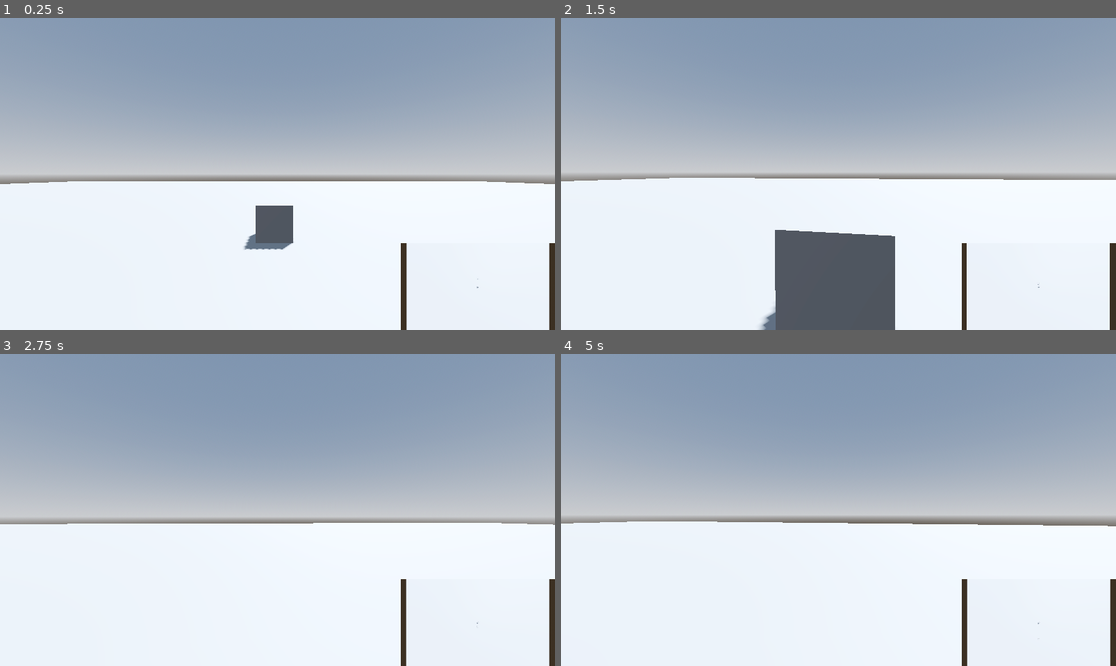
Above: before the commit, frames 1-4 (two rows, left to right).
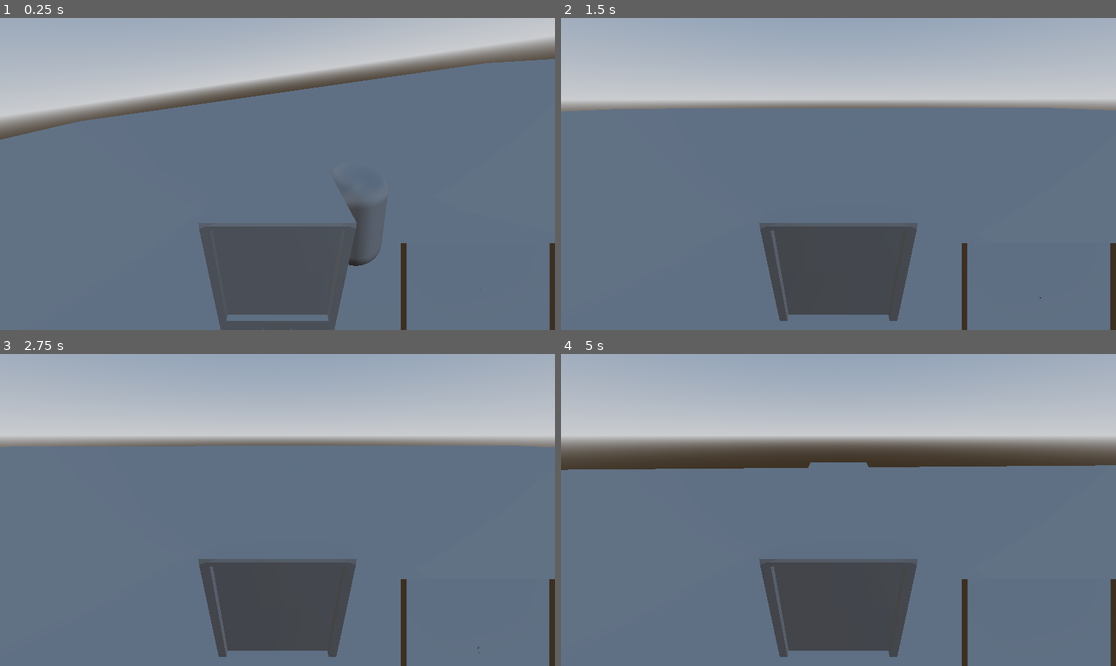
Above: after the commit, the same moments.

Repository: Fatsermint/moon-signal
Game: Godot game, scene res://node_3d.tscn
The game is run twice, just before and just after one commit, with the same random seed, the same clock (stepped at 60 frames per second) and the same inputs.
Inputs (mouse positions are in pixels of both pictures, inside the frame that each line leads up to):
- Up to frame 1 (0.25 s): no input
- Up to frame 2 (1.5 s): tap Enter at 0.5 s; move the mouse to (866, 174) at 0.52 s; hold W (up) from 0.53 s (still down); tap Alt at 0.6 s; move the mouse to (810, 174) at 1.27 s; tap Shift at 1.35 s
- Up to frame 3 (2.75 s): keep holding W (up); move the mouse to (288, 503) at 2.02 s; tap Alt at 2.1 s
- Up to frame 4 (5 s): keep holding W (up); move the mouse to (832, 516) at 2.77 s; tap Shift at 2.85, 4.35 s; tap Space at 3.5 s; move the mouse to (877, 513) at 3.52 s; tap Alt at 3.6 s; move the mouse to (794, 506) at 4.27 s

The runs differ from the first frame. In frame 1, 98% of the frame differs, in the area x 0-100%, y 0-100%; in frame 2, 90%; in frame 3, 97%; in frame 4, 97%.

Commit message:
added truck

Diff:
--- /dev/null
+++ b/car.gd
@@ -0,0 +1,9 @@
+extends VehicleBody3D
+
+
+@export var MAX_STEER =0.9
+@export var ENGINE_POWER = 200
+
+func  _physics_process(delta: float) -> void:
+	steering = move_toward(steering, Input.get_axis("right", "left") * MAX_STEER, delta * 2)
+	engine_force = Input.get_axis("down", "up") * ENGINE_POWER
--- a/car.tscn
+++ b/car.tscn
@@ -1,6 +1,7 @@
-[gd_scene load_steps=5 format=3 uid="uid://c0m76fgiv7257"]
+[gd_scene load_steps=7 format=3 uid="uid://c0m76fgiv7257"]
 
 [ext_resource type="ArrayMesh" uid="uid://dymp7wj1yx72l" path="res://addons/truck.obj" id="1_7822p"]
+[ext_resource type="Script" uid="uid://drxuyonjahyhm" path="res://car.gd" id="1_uoj53"]
 
 [sub_resource type="BoxShape3D" id="BoxShape3D_uoj53"]
 size = Vector3(1.3447266, 1.2275391, 2.777588)
@@ -12,9 +13,12 @@
 albedo_color = Color(0, 0, 0, 1)
 metallic = 0.52
 
+[sub_resource type="BoxMesh" id="BoxMesh_uoj53"]
+
 [node name="Car" type="Node3D"]
 
 [node name="VehicleBody3D" type="VehicleBody3D" parent="."]
+script = ExtResource("1_uoj53")
 
 [node name="MeshInstance3D" type="MeshInstance3D" parent="VehicleBody3D"]
 transform = Transform3D(1, 0, 0, 0, 1, 0, 0, 0, 1, 0, 0, 0.4235661)
@@ -52,7 +56,7 @@
 
 [node name="VehicleWheel3D3" type="VehicleWheel3D" parent="VehicleBody3D"]
 transform = Transform3D(0.4, 0, 0, 0, 0.4, 0, 0, 0, 0.4, -0.5877943, -0.44999972, 2.2072453)
-use_as_traction = true
+use_as_steering = true
 
 [node name="CSGCylinder3D3" type="CSGCylinder3D" parent="VehicleBody3D/VehicleWheel3D3"]
 transform = Transform3D(0.011763258, 0.9999308, 0, -0.9999308, 0.011763258, 0, 0, 0, 1, 0.1844238, -0.013114214, 0.024451733)
@@ -63,7 +67,7 @@
 
 [node name="VehicleWheel3D4" type="VehicleWheel3D" parent="VehicleBody3D"]
 transform = Transform3D(0.4, 0, 0, 0, 0.4, 0, 0, 0, 0.4, 0.5705402, -0.44999972, 2.2072453)
-use_as_traction = true
+use_as_steering = true
 
 [node name="CSGCylinder3D4" type="CSGCylinder3D" parent="VehicleBody3D/VehicleWheel3D4"]
 transform = Transform3D(0.011763258, 0.9999308, 0, -0.9999308, 0.011763258, 0, 0, 0, 1, -0.14220846, -0.013114214, 0.024451733)
@@ -71,3 +75,11 @@
 height = 0.3355713
 sides = 16
 material = SubResource("StandardMaterial3D_uoj53")
+
+[node name="Camera3D" type="Camera3D" parent="VehicleBody3D"]
+transform = Transform3D(-1, 0, -8.742278e-08, -3.8014765e-08, 0.9005086, 0.4348382, 7.872496e-08, 0.4348382, -0.9005086, 0, 1.9606216, -2.8870416)
+current = true
+
+[node name="MeshInstance3D2" type="MeshInstance3D" parent="VehicleBody3D"]
+transform = Transform3D(1, 0, 0, 0, 1, 0, 0, 0, 2.4068618, 0, 0.3271492, 0)
+mesh = SubResource("BoxMesh_uoj53")
--- a/node_3d.tscn
+++ b/node_3d.tscn
@@ -1,7 +1,8 @@
-[gd_scene load_steps=11 format=3 uid="uid://ctjvfmk1d8mry"]
+[gd_scene load_steps=12 format=3 uid="uid://ctjvfmk1d8mry"]
 
 [ext_resource type="PackedScene" uid="uid://joqmm2ap1yxv" path="res://control.tscn" id="1_a202f"]
 [ext_resource type="Script" uid="uid://bi6au868713cj" path="res://sub_viewport_container.gd" id="2_noarx"]
+[ext_resource type="PackedScene" uid="uid://c0m76fgiv7257" path="res://car.tscn" id="3_a0tk4"]
 
 [sub_resource type="ProceduralSkyMaterial" id="ProceduralSkyMaterial_4xowi"]
 sky_horizon_color = Color(0.66224277, 0.6717428, 0.6867428, 1)
@@ -99,10 +100,6 @@
 [node name="WorldEnvironment" type="WorldEnvironment" parent="."]
 environment = SubResource("Environment_noarx")
 
-[node name="DirectionalLight3D" type="DirectionalLight3D" parent="."]
-transform = Transform3D(-0.8660254, -0.43301278, 0.25, 0, 0.49999997, 0.86602545, -0.50000006, 0.75, -0.43301266, 0, 0, 0)
-shadow_enabled = true
-
 [node name="CSGBox3D" type="CSGBox3D" parent="."]
 use_collision = true
 size = Vector3(100, 1, 100)
@@ -123,9 +120,6 @@
 
 [node name="Camera3D" type="Camera3D" parent="CharacterBody3D/Node3D"]
 transform = Transform3D(1, 0, 0, 0, 1, 0, 0, 0, 1, 0, 0.04883361, 0)
-
-[node name="CSGBox3D2" type="CSGBox3D" parent="."]
-transform = Transform3D(1, 0, 0, 0, 1, 0, 0, 0, 1, 0, 1, -5.846554)
 
 [node name="Area3D" type="Area3D" parent="."]
 script = SubResource("GDScript_4xowi")
@@ -152,9 +146,14 @@
 script = ExtResource("2_noarx")
 
 [node name="SubViewport" type="SubViewport" parent="SubViewportContainer"]
+handle_input_locally = false
 size = Vector2i(320, 180)
+render_target_update_mode = 4
 
 [node name="Camera3D" type="Camera3D" parent="SubViewportContainer/SubViewport"]
 transform = Transform3D(1, 0, 0, 0, -4.371139e-08, 1, 0, -1, -4.371139e-08, 0, 40, 0)
 
+[node name="Car" parent="." instance=ExtResource("3_a0tk4")]
+transform = Transform3D(3, 0, 0, 0, 3, 0, 0, 0, 3, 0.9515151, 2.5986009, 0)
+
 [connection signal="body_entered" from="Area3D" to="Area3D" method="_on_body_entered"]
Not shown, added: car.gd.uid
